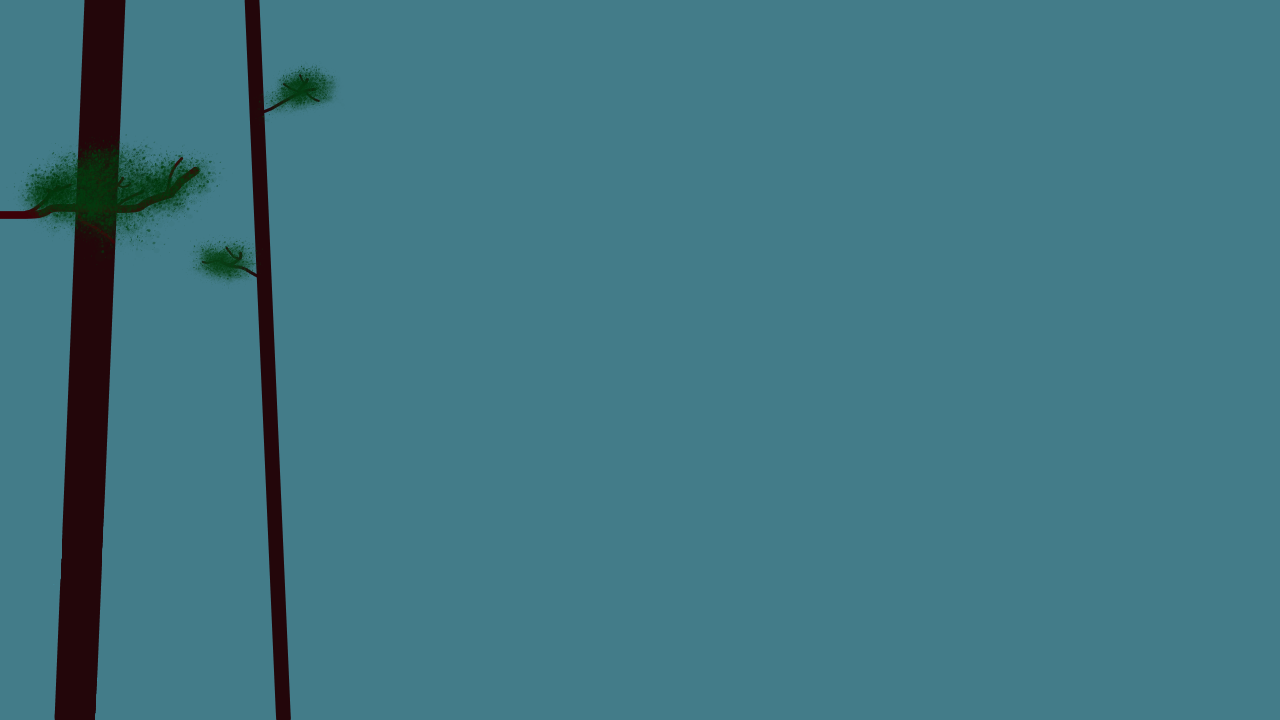
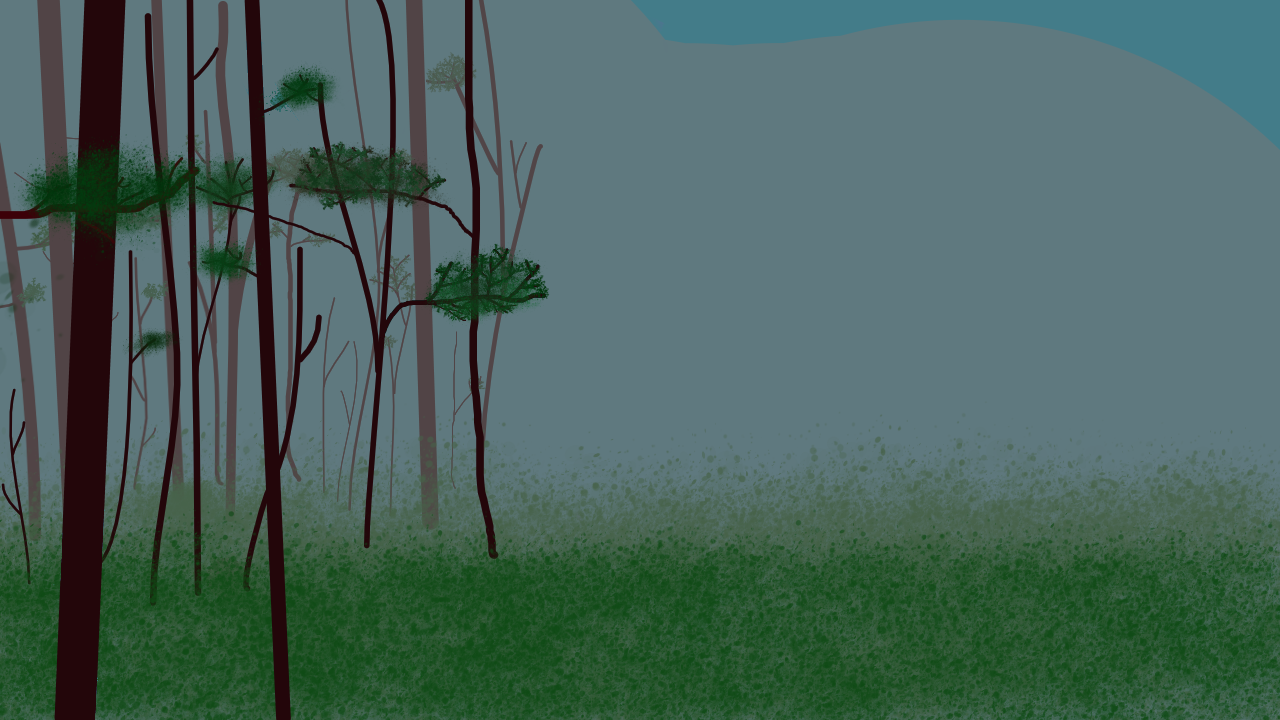
Before/after of a 1280px x 720px layered artwork. What changed in the layer stack:
added layer "Paint Layer 4" above "Paint Layer 1" over [64, 384, 448, 720]
painted on "Paint Layer 1" over [0, 0, 1280, 720]
added layer "Paint Layer 6" above "Paint Layer 7" over [0, 448, 1280, 720]
added layer "Paint Layer 7" above "Paint Layer 3" over [0, 0, 576, 640]
added layer "Paint Layer 3" above "Paint Layer 5" over [0, 0, 1280, 720]
added layer "Paint Layer 5" above "Paint Layer 2" over [0, 384, 1280, 720]
added layer "Paint Layer 2" (99%) above "Background" over [0, 0, 896, 720]
painted on "Background" over [0, 0, 1280, 720]